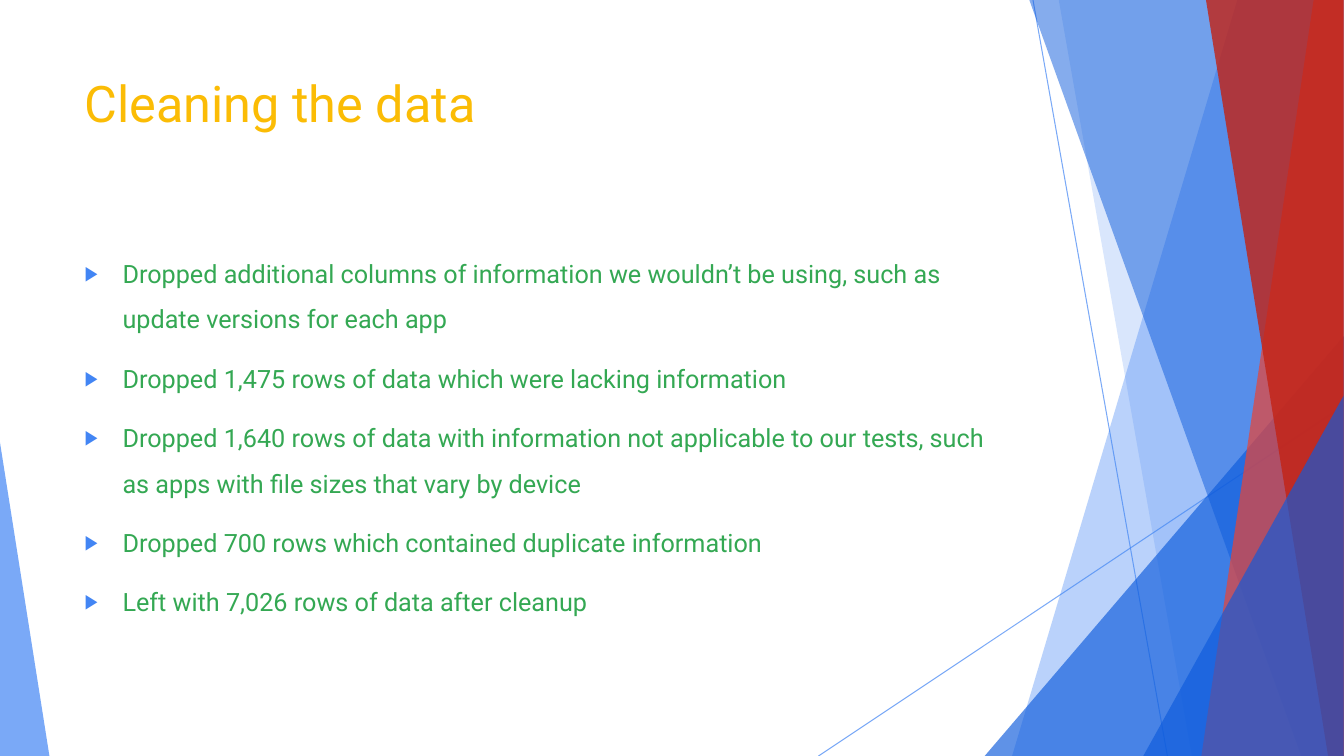
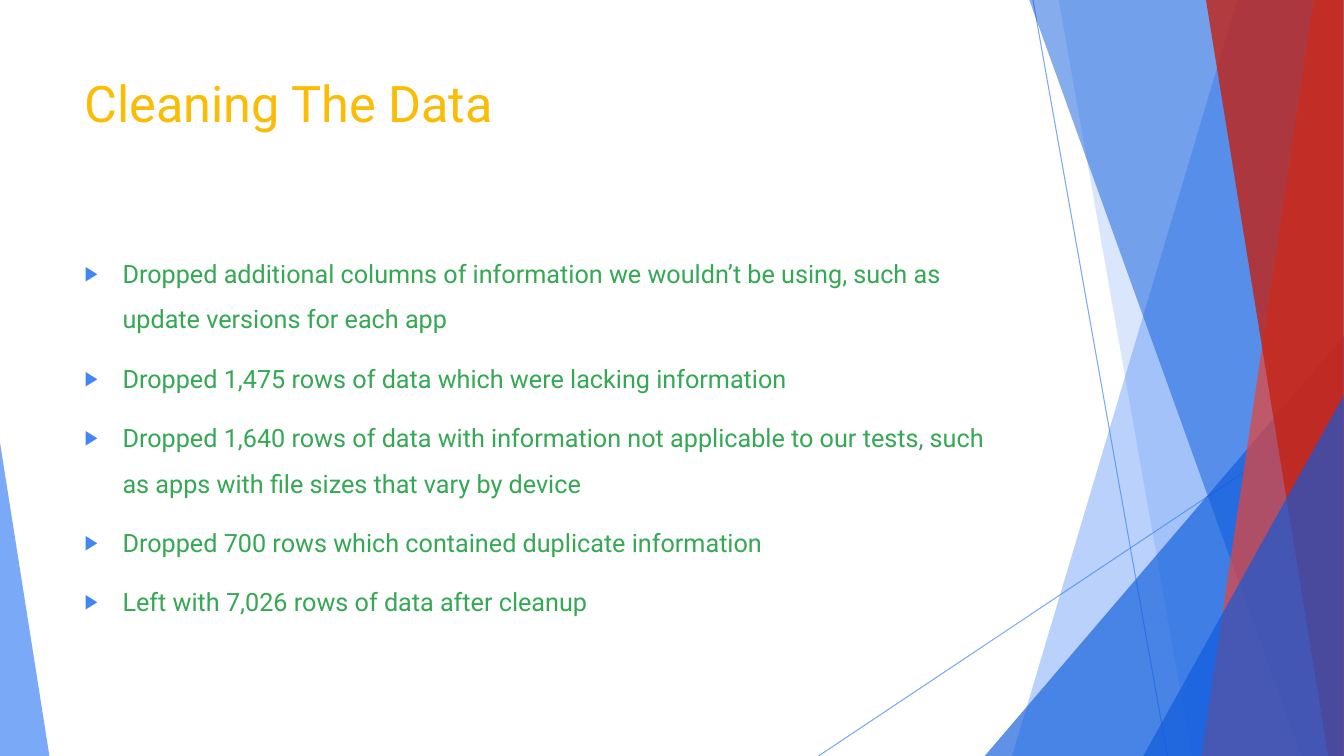
Before and after one commit to KylePeterson623/Project1, a slide deck: slide 5 of Google Play™ Store Analysis.pptx (slide 4 before the commit). Drawn at 1344x756 pixels with LibreOffice and Linux fonts; fonts in the diff are those of the drawing. Boxes give left, top, right and bottom in pixels: in the first picture for what was removed or moved away, otherwise in the second. Text is boxed around its words. In the diff, an @@ line names an element or a change of style, - is before the commit and + after.

```diff
--- a/Google Play™ Store Analysis.pptx
+++ b/Google Play™ Store Analysis.pptx
@@ title at [85,84,492,133]: text changed @@
-Cleaning the data
+Cleaning The Data
```
Also in this commit, not shown: 8 other slides changed, 11 slides added, 1 slide removed, 12 other files.
